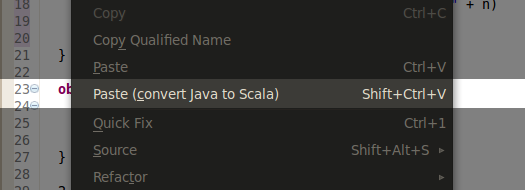
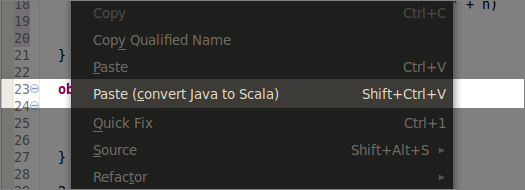
Before/after of a (525, 190) layered artwork. What changed in the layer stack:
added layer "Border" above "Highlight" over [0,0,525,190]
